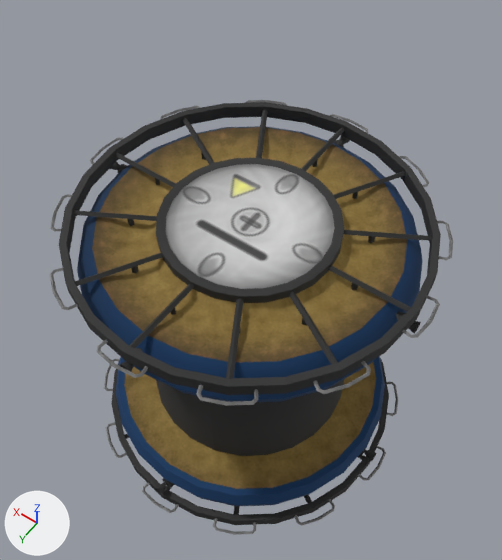
One commit to the FBX model Models/Spindle.FBX: the scene before it, then after it.
One viewpoint serves both versions: a camera (50 mm lens) standing at (-1.84, 2.56, 4.53) and looking at (0.04, -0.07, 0.39). The axes (+X, +Y, +Z) are drawn at lower left. The lights are the same throughout. Objects named as collision shapes, trigger or cutter boxes, shadow casters or lower levels of detail are left out. Where no turn or scale is listed for an object, it has been applied to the vertices. Vertices at the same position are counted once.

In view in the first picture: 'Brace007', 'Brace043', 'Brace044', 'Brace045', 'Brace046', 'Brace047', 'Brace048', 'Brace049', 'Brace050', 'Brace051', 'Brace052', 'Brace053', 'Cylinder002', 'EndCap001', 'EndCap002', 'StructuralRing001', 'StructuralRing002', 'rcsThruster002', 'rcsThruster003', 'rcsThruster004', 'rcsThruster005'.
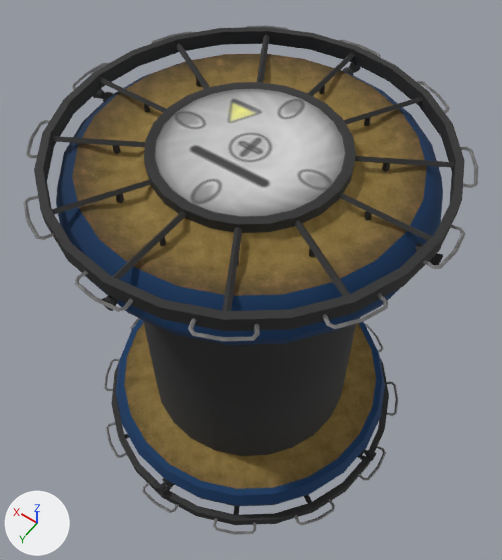
The newer file is also turned or shifted as a whole; pictures and numbers use the older file's frame.

Boxes [x1, y1, x2, y2] around the edits, measured in the pictures (502 x 560 px):
'EndCap001', mesh moved
    before: [77, 126, 423, 402]
    after: [56, 54, 443, 345]
'StructuralRing001', mesh moved
    before: [59, 102, 441, 395]
    after: [34, 27, 465, 331]
'Brace048', mesh moved
    before: [129, 284, 194, 348]
    after: [112, 211, 187, 279]
'Brace051', mesh moved
    before: [328, 265, 411, 311]
    after: [338, 192, 432, 241]
'Brace047', mesh moved
    before: [75, 253, 163, 286]
    after: [51, 180, 152, 214]
'Brace052', mesh moved
    before: [343, 230, 432, 241]
    after: [355, 156, 455, 168]
'Brace046', mesh moved
    before: [73, 210, 157, 221]
    after: [51, 136, 145, 147]
'Brace053', mesh moved
    before: [334, 172, 405, 199]
    after: [344, 96, 422, 125]
'Brace045', mesh moved
    before: [115, 153, 176, 187]
    after: [99, 77, 166, 112]
'Brace007', mesh moved
    before: [301, 127, 345, 171]
    after: [308, 52, 355, 96]
'Brace044', mesh moved
    before: [183, 118, 215, 164]
    after: [176, 43, 210, 89]
'Brace043', mesh moved
    before: [256, 109, 268, 158]
    after: [257, 34, 269, 83]
'rcsThruster005', mesh moved
    before: [396, 311, 421, 333]
    after: [416, 243, 443, 265]
'rcsThruster003', mesh moved
    before: [110, 161, 127, 173]
    after: [93, 89, 113, 102]
'rcsThruster002', mesh moved
    before: [334, 135, 350, 147]
    after: [342, 62, 360, 75]
'rcsThruster004', mesh moved
    before: [120, 348, 143, 372]
    after: [102, 281, 124, 311]

Diff of the bpy script that builds the scene:
```diff
--- a/Models/Spindle.FBX.py
+++ b/Models/Spindle.FBX.py
@@ me_mesh_020 @@
 me_mesh_020.from_pydata(...)  # 8 vertices, 6 faces; spans x -0.621..-0.264, y -1.054..-0.479, z -0.021..0.021
+# me_mesh_020 part 8: the whole mesh is moved by (0.0, 0.0, 0.646)
 me_mesh_020.materials.append(mat_supporttextures)
@@ me_mesh_037 @@
 me_mesh_037.from_pydata(...)  # 51 vertices, 98 faces; spans x -0.042..0.042, y 1.108..1.27, z -0.04..0.04
+# me_mesh_037 part 2: the whole mesh is moved by (0.0, 0.0, 0.646)
 me_mesh_037.materials.append(mat_supporttextures)
@@ me_mesh_028 @@
 me_mesh_028.from_pydata(...)  # 8 vertices, 6 faces; spans x 0.565..1.205, y -0.021..0.021, z -0.021..0.021
+# me_mesh_028 part 3: the whole mesh is moved by (0.0, 0.0, 0.646)
 me_mesh_028.materials.append(mat_supporttextures)
@@ me_mesh_022 @@
 me_mesh_022.from_pydata(...)  # 8 vertices, 6 faces; spans x 0.479..1.054, y 0.264..0.621, z -0.021..0.021
+# me_mesh_022 part 15: the whole mesh is moved by (0.0, 0.0, 0.646)
 me_mesh_022.materials.append(mat_supporttextures)
@@ me_mesh_033 @@
 me_mesh_033.from_pydata(...)  # 288 vertices, 572 faces; spans x -1.19..1.19, y -1.19..1.19, z -0.21..0.17
+# me_mesh_033 part 7: the whole mesh is moved by (0.0, 0.0, 0.65)
 me_mesh_033.materials.append(mat_supporttextures)
@@ me_mesh_025 @@
 me_mesh_025.from_pydata(...)  # 8 vertices, 6 faces; spans x 0.264..0.621, y 0.479..1.054, z -0.021..0.021
+# me_mesh_025 part 10: the whole mesh is moved by (0.0, 0.0, 0.646)
 me_mesh_025.materials.append(mat_supporttextures)
@@ me_mesh_036 @@
 me_mesh_036.from_pydata(...)  # 51 vertices, 98 faces; spans x 1.108..1.27, y -0.042..0.042, z -0.04..0.04
+# me_mesh_036 part 12: the whole mesh is moved by (0.0, 0.0, 0.646)
 me_mesh_036.materials.append(mat_supporttextures)
@@ me_mesh_021 @@
 me_mesh_021.from_pydata(...)  # 8 vertices, 6 faces; spans x 0.479..1.054, y -0.621..-0.264, z -0.021..0.021
+# me_mesh_021 part 4: the whole mesh is moved by (0.0, 0.0, 0.646)
 me_mesh_021.materials.append(mat_supporttextures)
@@ me_mesh_024 @@
 me_mesh_024.from_pydata(...)  # 8 vertices, 6 faces; spans x -0.021..0.021, y 0.565..1.205, z -0.021..0.021
+# me_mesh_024 part 5: the whole mesh is moved by (0.0, 0.0, 0.646)
 me_mesh_024.materials.append(mat_supporttextures)
@@ me_mesh_008 @@
 me_mesh_008.from_pydata(...)  # 8 vertices, 6 faces; spans x -0.021..0.021, y -1.205..-0.565, z -0.021..0.021
+# me_mesh_008 part 1: the whole mesh is moved by (0.0, 0.0, 0.646)
 me_mesh_008.materials.append(mat_supporttextures)
@@ me_mesh_032 @@
 me_mesh_032.from_pydata(...)  # 96 vertices, 96 faces; spans x -1.25..1.25, y -1.25..1.25, z -0.05..0.05
+# me_mesh_032 part 6: the whole mesh is moved by (0.0, 0.0, 0.65)
 me_mesh_032.materials.append(mat_supporttextures)
@@ me_mesh_030 @@
 me_mesh_030.from_pydata(...)  # 51 vertices, 98 faces; spans x -1.27..-1.108, y -0.042..0.042, z -0.04..0.04
+# me_mesh_030 part 9: the whole mesh is moved by (0.0, 0.0, 0.646)
 me_mesh_030.materials.append(mat_supporttextures)
@@ me_mesh_031 @@
 me_mesh_031.from_pydata(...)  # 51 vertices, 98 faces; spans x -0.042..0.042, y -1.27..-1.108, z -0.04..0.04
+# me_mesh_031 part 16: the whole mesh is moved by (0.0, 0.0, 0.646)
 me_mesh_031.materials.append(mat_supporttextures)
@@ me_mesh_026 @@
 me_mesh_026.from_pydata(...)  # 8 vertices, 6 faces; spans x -1.054..-0.479, y -0.621..-0.264, z -0.021..0.021
+# me_mesh_026 part 11: the whole mesh is moved by (0.0, 0.0, 0.646)
 me_mesh_026.materials.append(mat_supporttextures)
@@ me_mesh_027 @@
 me_mesh_027.from_pydata(...)  # 8 vertices, 6 faces; spans x -1.205..-0.565, y -0.021..0.021, z -0.021..0.021
+# me_mesh_027 part 14: the whole mesh is moved by (0.0, 0.0, 0.646)
 me_mesh_027.materials.append(mat_supporttextures)
@@ me_mesh_035 @@
 me_mesh_035.from_pydata(...)  # 8 vertices, 6 faces; spans x 0.264..0.621, y -1.054..-0.479, z -0.021..0.021
+# me_mesh_035 part 13: the whole mesh is moved by (0.0, 0.0, 0.646)
 me_mesh_035.materials.append(mat_supporttextures)
```
